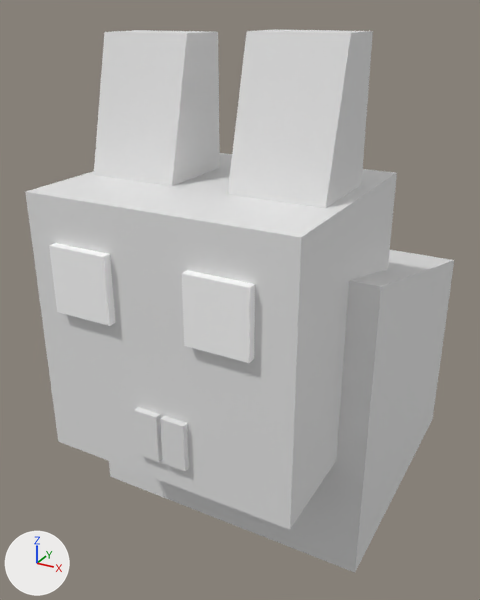
The FBX model Assets/Prefabs/Models/Bunny/Bunny.fbx: old version first, new version second.
Camera for both pictures: a 50 mm camera at (1.91, -4.19, 3.34) aimed at (-0.23, -0.3, 1.39). The lights are fixed; the arrows at lower left show +X, +Y and +Z.
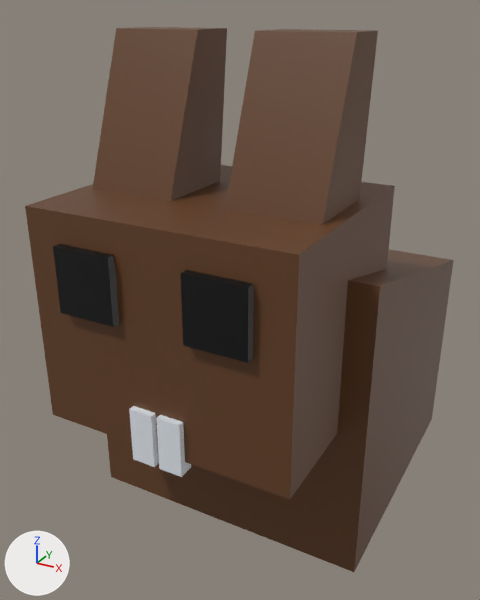
Pixel boxes (x1, y1, x2, y2) of what changed, in the pictures (480 x 600 px; the box of a moved part takes in the faces that stretch with it):
'Cube.002', recoloured, reshaped (white to brown): before (25, 30, 454, 572); after (25, 27, 453, 572)
part 1 of me_cube_003, added: after (129, 406, 159, 467)
part 2 of me_cube_003, added (brown): after (25, 165, 395, 499)
part 3 of me_cube_003, moved or reshaped: before (109, 250, 454, 572); after (107, 249, 453, 572)
part 4 of me_cube_003, rebuilt: before (182, 270, 255, 363); after (180, 270, 254, 363)
part 5 of me_cube_003, rebuilt: before (94, 30, 220, 186); after (93, 27, 227, 201)
part 6 of me_cube_003, rebuilt: before (49, 243, 116, 326); after (53, 244, 119, 327)
part 7 of me_cube_003, deleted: before (160, 416, 189, 471)
part 8 of me_cube_003, cut back: before (25, 30, 397, 529); after (156, 29, 378, 477)

The change, as a diff of the scene's bpy script:
```diff
--- a/Assets/Prefabs/Models/Bunny/Bunny.fbx.py
+++ b/Assets/Prefabs/Models/Bunny/Bunny.fbx.py
@@ mat_bunny @@
 mat_bunny = principled_material('Bunny')
-mat_bunny.base_color = (0.8, 0.8, 0.8)  # white #e7e7e7
+mat_bunny.base_color = (0.128, 0.0514, 0.0179)  # brown #644024
@@ mat_white @@
+mat_white = principled_material('White')
+mat_white.base_color = (0.79, 0.83, 0.883)  # white #e6ebf1
@@ mat_black @@
+mat_black = principled_material('Black')
+mat_black.base_color = (0.0, 0.0, 0.0)  # black #000000
@@ me_cube_003 @@
 # used by ob_cube_002; location = (0.0, 0.0, 0.0)
-me_cube_003.from_pydata(...)  # 76 vertices, 68 faces; spans x -1.0..1.0, y -1.72..1.58, z 0.0..3.23
+me_cube_003.from_pydata(...)  # 89 vertices, 68 faces; spans x -0.99..0.99, y -1.72..1.6, z 0.0..3.23
+# me_cube_003 part 1: a new loose piece, a box spanning x -0.17..-0.02, y -1.71..-1.61, z 0.94..1.28, in mat_white (white #e6ebf1)
+# me_cube_003 part 2: a new loose piece, a box spanning x -0.81..0.81, y -1.67..-0.26, z 1.02..2.36, in mat_bunny (brown #644024)
+# me_cube_003 part 3: the loose piece of 8 vertices spanning x -1.0..1.0, y -1.0..1.0, z 0.0..2.0 is scaled about its middle by (-0.994, 1, 1)
+# me_cube_003 part 4: the loose piece of 8 vertices spanning x 0.23..0.6, y -1.72..-1.45, z 1.78..2.18 is rebuilt with 8 vertices and now spans x 0.22..0.59, y -1.72..-1.45, z 1.78..2.18, in mat_black (black #000000)
+# me_cube_003 part 5: the loose piece of 8 vertices spanning x -0.73..-0.18, y -1.22..-0.66, z 2.31..3.22 is rebuilt with 8 vertices and now spans x -0.73..-0.18, y -1.22..-0.56, z 2.32..3.23
+# me_cube_003 part 6: the loose piece of 8 vertices spanning x -0.62..-0.25, y -1.72..-1.45, z 1.78..2.18 is rebuilt with 8 vertices and now spans x -0.59..-0.22, y -1.72..-1.45, z 1.78..2.18, in mat_black (black #000000)
+# me_cube_003 part 7: the loose piece of 8 vertices spanning x 0.04..0.19, y -1.71..-1.5, z 0.98..1.28 is deleted
+# me_cube_003 part 8
+# 21 vertices are removed from x -0.8..0.82, y -1.71..-0.26, z 0.82..3.23
+# 18 faces are deleted
+# 2 vertices move within x 0.18, y -1.22..-0.66, z 2.32
+# 13 vertices are added at x 0.02..0.73, y -1.71..-0.56, z 0.94..3.23
+# 6 new faces join them, mat_white (white #e6ebf1)
+# 5 new faces join them, mat_bunny (brown #644024)
 me_cube_003.materials.append(mat_bunny)
-me_cube_003.materials.append(mat_tail)  # green #83e73d
-me_cube_003.materials.append(mat_eyes)  # white #ffffff
-me_cube_003.materials.append(mat_teeth)  # white #e7e7e7
+me_cube_003.materials.append(mat_white)  # white #e6ebf1
+me_cube_003.materials.append(mat_black)  # black #000000
```
